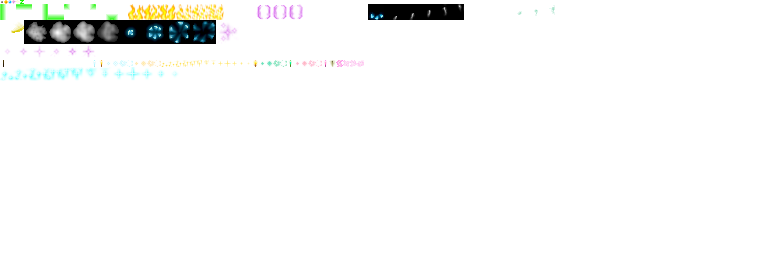
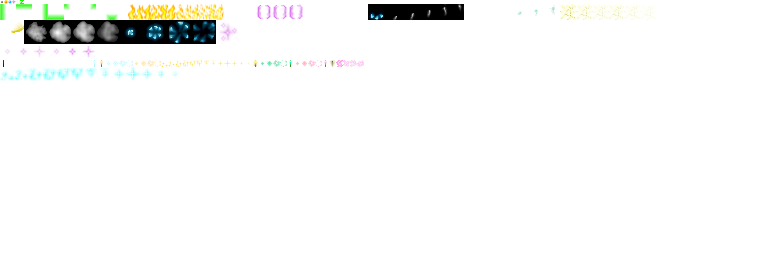
Two versions of the same layered image (768 × 256). Layer-by-layer changes:
painted on "Background" over [560, 4, 656, 20]
